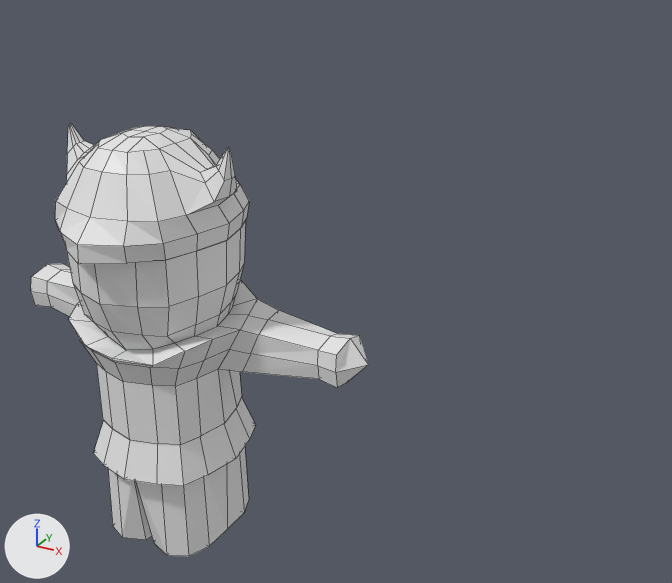
One commit to the Blender file Prince_Myer_mod1.blend: the scene before it, then after it.
One viewpoint serves both versions: a camera (50 mm lens) standing at (5.26, -11.98, 6.65) and looking at (-0.9, -0.78, 1.05). The axes (+X, +Y, +Z) are drawn at lower left. The lights are the same throughout. Mesh edges are drawn as thin lines.

Before the edit, the objects in view are built like this:
```python
me_cube_001 = bpy.data.meshes.new('Cube.001')
me_cube_001.from_pydata(...)  # 395 vertices, 396 faces; spans x -3.0..3.0, y -1.57..1.19, z -2.5..3.6
ob_cube = bpy.data.objects.new('Cube', me_cube_001)
ob_cube.location = (-3.16, -2.0, -0.33)
ob_cube.scale = (1.07, 1.07, 1.07)
```
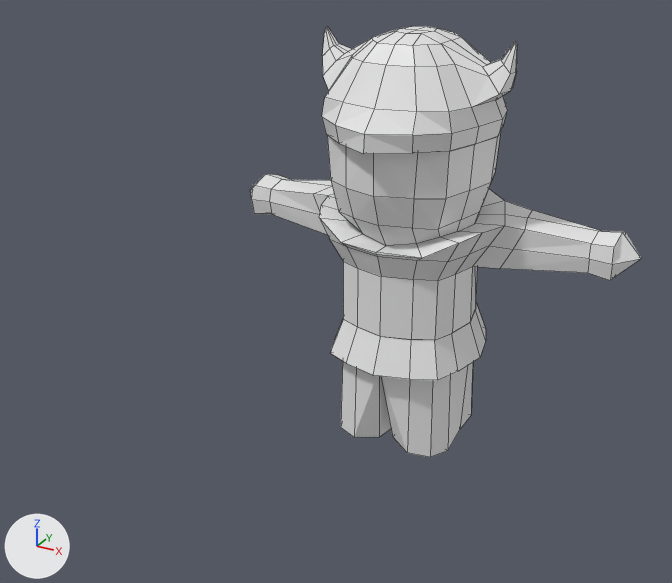
Diff of the bpy script that builds the scene:
```diff
--- a/Prince_Myer_mod1.blend.py
+++ b/Prince_Myer_mod1.blend.py
@@ me_cube_001 @@
 # used by ob_cube; location = (-3.16, -2.0, -0.33); scale = (1.07, 1.07, 1.07)
-me_cube_001.from_pydata(...)  # 395 vertices, 396 faces; spans x -3.0..3.0, y -1.57..1.19, z -2.5..3.6
+me_cube_001.from_pydata(...)  # 392 vertices, 394 faces; spans x -3.0..3.0, y -1.57..1.19, z -2.62..3.6
+# me_cube_001 part 1
+# 9 vertices are removed from x 0.0, y -0.5..0.5, z -2.5..-1.15
+# 18 faces are deleted
+# 10 vertices move from x -0.43..0.85, y -0.79..0.83, z -2.5 to x -0.47..0.85, y -0.78..0.84, z -2.62..-1.77
+# 6 vertices are added at (0.07, 0.0, -2.5), (-0.09, 0.08, -2.53), (-0.07, -0.38, -2.54), (0.09, -0.4, -2.47), (-0.1, 0.46, -2.5), (0.09, 0.46, -2.5)
+# 16 new faces join them
@@ ob_cube @@
 ob_cube = bpy.data.objects.new('Cube', me_cube_001)
-ob_cube.location = (-3.16, -2.0, -0.33)
-ob_cube.scale = (1.07, 1.07, 1.07)
+ob_cube.location = (0.0, -0.02, 1.25)
+ob_cube.scale = (1.07, 1.07, 0.997)
```

Where the change shows, as pixel boxes (x1, y1, x2, y2) in the pictures (672 x 583 px; the box of a moved part takes in the faces that stretch with it):
'Cube', reshaped, moved, rescaled (16% wider)
    before: (31, 124, 368, 557)
    after: (250, 26, 641, 457)
part 1 of me_cube_001, moved or reshaped
    before: (117, 464, 227, 557)
    after: (354, 365, 468, 457)
